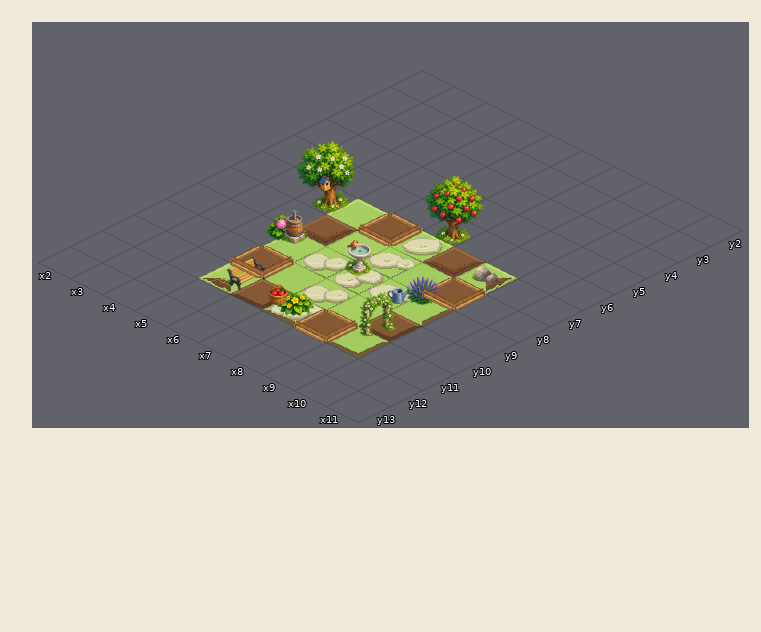
Tiled map: assets/maps/potager_square_v1.tmx. Above, as it was before the edit.
Cells are 80x40 px. Isometric: x runs down to the right, y down to the left. Shown: x 2..11, y 2..13. Tiles whose own drawing changed are shown in their newer look in all pictures.
New version:
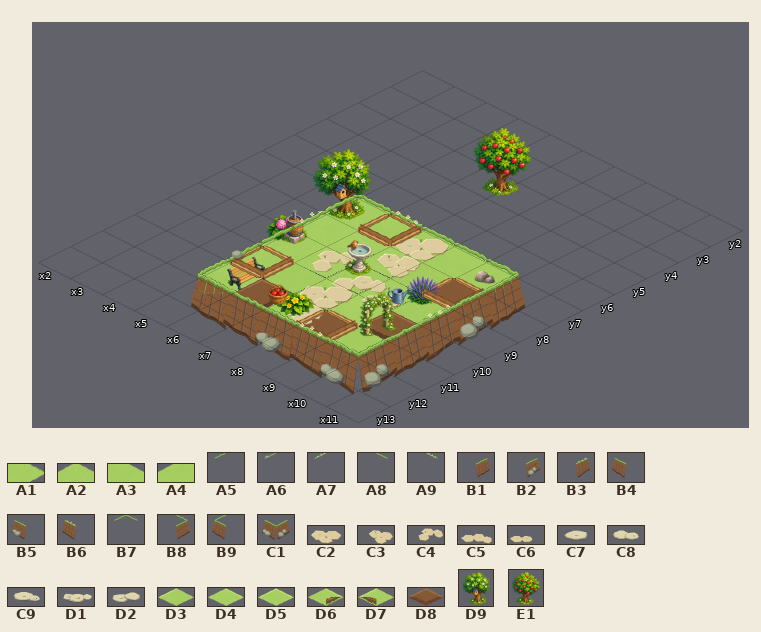
Key: from "ground_new_da": A1 4 "potager_newda_sol_bordur", A2 7 "potager_newda_sol_bordur", A3 8 "potager_newda_sol_bordur", A4 11 "potager_newda_sol_bordur"; from "island_edges": A5 0 "potager_bordure_ilot_01_", A6 1 "potager_bordure_ilot_01_", A7 2 "potager_bordure_ilot_01_", A8 3 "potager_bordure_ilot_02_", A9 5 "potager_bordure_ilot_02_", B1 6 "potager_bordure_ilot_04_", B2 7 "potager_bordure_ilot_04_", B3 8 "potager_bordure_ilot_04_", B4 9 "potager_bordure_ilot_08_", B5 10 "potager_bordure_ilot_08_", B6 11 "potager_bordure_ilot_08_", B7 12 "potager_bordure_ilot_03_", B8 15 "potager_bordure_ilot_06_", B9 18 "potager_bordure_ilot_09_", C1 22 "potager_bordure_ilot_0c_"; from "paths_diorama": C2 0 "potager_sol_dalles_chemi", C3 1 "potager_sol_dalles_chemi", C4 2 "potager_sol_dalles_chemi", C5 3 "potager_sol_dalles_chemi", C6 4 "potager_sol_dalles_chemi"; from "potager_square_paths_premium": C7 0 "potager_square_path_00", C8 1 "potager_square_path_01", C9 3 "potager_square_path_03", D1 4 "potager_square_path_04", D2 6 "potager_square_path_06"; from "potager_square_terrain": D3 4 "potager_square_grass_edg", D4 6 "potager_square_grass_edg", D5 8 "potager_square_grass_edg", D6 15 "potager_square_grass_edg", D7 21 "potager_square_grass_edg", D8 66 "potager_square_earth_edg"; from "vegetation": D9 13 "potager_decor_arbre_nich", E1 19 "potager_decor_pommier_fr".
__ is an empty cell, .. an unchanged one.
Objects are placed by the point they stand on, in cells (3,4 is the top-left corner of cell 3,4); size is 1x1 cell unless given.
Edits made:
--- layer "ground"
@@ x 5..9 @@
- 7 D5 D8 D4 D8 D6
- 8 D8 .. .. .. ..
- 9 D3 .. .. .. ..
-10 D8 .. .. .. ..
-11 D7 .. .. .. ..
+ 7 A2 A3 A3 A3 A1
+ 8 A4 .. .. .. ..
+ 9 A4 .. .. .. ..
+10 A4 .. .. .. ..
+11 A4 .. .. .. ..
--- layer "path"
@@ x 6..8 @@
- 7 .. C7 ..
- 8 .. C9 ..
- 9 C8 D2 C9
-10 .. C8 ..
-11 .. D1 ..
+ 7 .. C2 ..
+ 8 .. C3 ..
+ 9 C4 C5 C6
+10 .. C2 ..
+11 .. C3 ..
--- layer "vegetation"
-E1 "east_tree" at 8,7 size 1.1x2.3
+E1 "east_tree" at 7.2,4.8 size 1.1x2.3
-D9 "west_tree" at 5,8 size 1.1x2.4
+D9 "west_tree" at 5.5,8 size 1.1x2.4
--- layer "edge_overlays" (added)
+B7 "island_edge_-2_-2" at 7.5,9.5 size 1.6x2.6
+A9 "island_edge_-1_-2" at 8.5,9.5 size 1.6x2.6
+A8 "island_edge_0_-2" at 9.5,9.5 size 1.6x2.6
+A8 "island_edge_1_-2" at 10.5,9.5 size 1.6x2.6
+B8 "island_edge_2_-2" at 11.5,9.5 size 1.6x2.6
+A7 "island_edge_-2_-1" at 7.5,10.5 size 1.6x2.6
+B2 "island_edge_2_0" at 11.5,10.5 size 1.6x2.6
+A5 "island_edge_-2_0" at 7.5,11.5 size 1.6x2.6
+B3 "island_edge_2_-1" at 11.5,11.5 size 1.6x2.6
+A6 "island_edge_-2_1" at 7.5,12.5 size 1.6x2.6
+B1 "island_edge_2_1" at 11.5,12.5 size 1.6x2.6
+B9 "island_edge_-2_2" at 7.5,13.5 size 1.6x2.6
+B4 "island_edge_-1_2" at 8.5,13.5 size 1.6x2.6
+B6 "island_edge_0_2" at 10.5,13.5 size 1.6x2.6
+B5 "island_edge_1_2" at 9.5,13.5 size 1.6x2.6
+C1 "island_edge_2_2" at 11.5,13.5 size 1.6x2.6
Pixel boxes of the changes (left, top, right, bottom) in both pictures:
changed: (191, 127, 532, 395)
